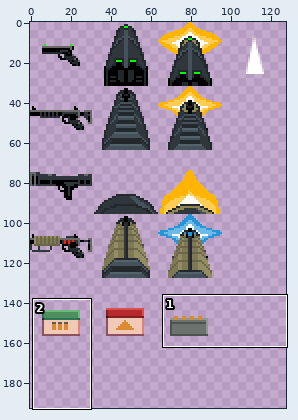
Two versions of one sprite sheet, assets/sprites/items.png. Above: a wide view before the commit, with the close-up outlined.
Close-up. As it was:
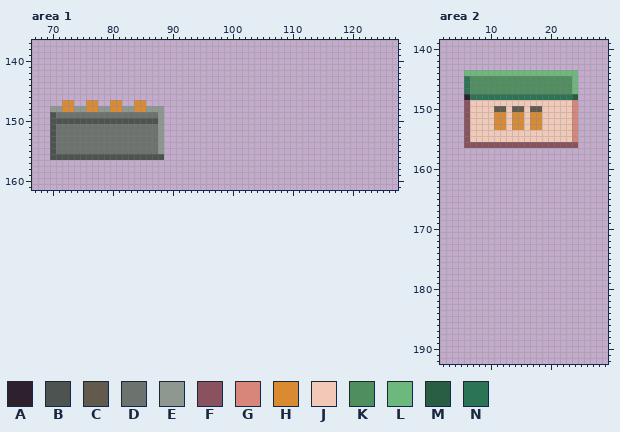
The file is 128x256 pixels. Pixels under 10% opacity are left out. Colours within 5 levels of each other are drawn and written as one. Shown: area 1: x 67..127, y 137..161; area 2: x 2..29, y 139..192. The wide view leaves out empty margins.
Palette (. is transparent): A #2e212d  B #4c5350  C #625b4d  D #6c726d  E #8f9791  F #8a525e  G #d9867a  H #da8b31  J #f1c9b6  K #4f8f5e  L #6db97d  M #2a5e42  N #2b7455
Now the later version:
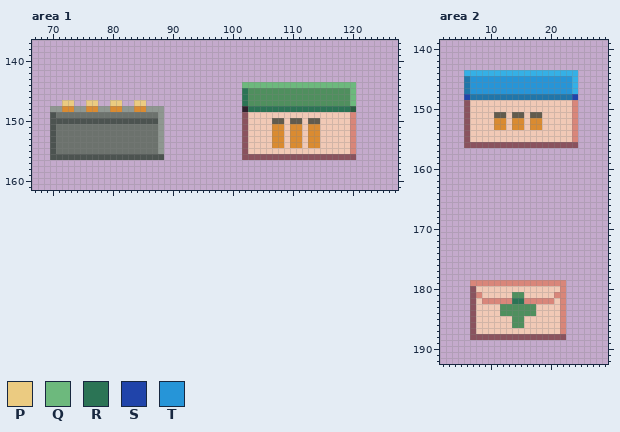
Colours new in this view: P #ebcb81  Q #6db97d  R #2b7455  S #2044aa  T #2695d8
Changes in this commit:
@@ palette @@
-L #6db97d
+L #35b0e6
-N #2b7455
+N #2076aa
--- area 1
@@ x 67..127 @@
 143 .............................................................
-144 .............................................................
-145 .............................................................
-146 .............................................................
-147 .....HH..HH..HH..HH..........................................
-148 ...EEHHEEHHEEHHEEHHEEE.......................................
-149 ...BDDDDDDDDDDDDDDDDDE.......................................
-150 ...BBBBBBBBBBBBBBBBBBE.......................................
-151 ...BDDDDDDDDDDDDDDDDDE.......................................
-152 ...BDDDDDDDDDDDDDDDDDE.......................................
-153 ...BDDDDDDDDDDDDDDDDDE.......................................
-154 ...BDDDDDDDDDDDDDDDDDE.......................................
-155 ...BDDDDDDDDDDDDDDDDDE.......................................
-156 ...BBBBBBBBBBBBBBBBBBB.......................................
+144 ...................................QQQQQQQQQQQQQQQQQQQ.......
+145 ...................................RKKKKKKKKKKKKKKKKKQ.......
+146 ...................................RKKKKKKKKKKKKKKKKKQ.......
+147 .....PP..PP..PP..PP................RKKKKKKKKKKKKKKKKKQ.......
+148 ...EEHHEEHHEEHHEEHHEEE.............ARRRRRRRRRRRRRRRRRM.......
+149 ...BDDDDDDDDDDDDDDDDDE.............FJJJJJJJJJJJJJJJJJG.......
+150 ...BBBBBBBBBBBBBBBBBBE.............FJJJJCCJCCJCCJJJJJG.......
+151 ...BDDDDDDDDDDDDDDDDDE.............FJJJJHHJHHJHHJJJJJG.......
+152 ...BDDDDDDDDDDDDDDDDDE.............FJJJJHHJHHJHHJJJJJG.......
+153 ...BDDDDDDDDDDDDDDDDDE.............FJJJJHHJHHJHHJJJJJG.......
+154 ...BDDDDDDDDDDDDDDDDDE.............FJJJJHHJHHJHHJJJJJG.......
+155 ...BDDDDDDDDDDDDDDDDDE.............FJJJJJJJJJJJJJJJJJG.......
+156 ...BBBBBBBBBBBBBBBBBBB.............FFFFFFFFFFFFFFFFFFF.......
 157 .............................................................
--- area 2
@@ x 2..29 @@
 144 ....LLLLLLLLLLLLLLLLLLL.....
-145 ....NKKKKKKKKKKKKKKKKKL.....
-146 ....NKKKKKKKKKKKKKKKKKL.....
-147 ....NKKKKKKKKKKKKKKKKKL.....
-148 ....ANNNNNNNNNNNNNNNNNM.....
+145 ....NTTTTTTTTTTTTTTTTTL.....
+146 ....NTTTTTTTTTTTTTTTTTL.....
+147 ....NTTTTTTTTTTTTTTTTTL.....
+148 ....SNNNNNNNNNNNNNNNNNS.....
 149 ....FJJJJJJJJJJJJJJJJJG.....
-150 ....FJJJJCCJCCJCCJJJJJG.....
-151 ....FJJJJHHJHHJHHJJJJJG.....
+150 ....FJJJJJJJJJJJJJJJJJG.....
+151 ....FJJJJCCJCCJCCJJJJJG.....
 152 ....FJJJJHHJHHJHHJJJJJG.....
@@ x 2..29 @@
 178 ............................
-179 ............................
-180 ............................
-181 ............................
-182 ............................
-183 ............................
-184 ............................
-185 ............................
-186 ............................
-187 ............................
-188 ............................
+179 .....GGGGGGGGGGGGGGGG.......
+180 .....FJJJJJJJJJJJJJJG.......
+181 .....FGJJJJJKKJJJJJGG.......
+182 .....FJGGGGGRRGGGGGJG.......
+183 .....FJJJJKKKKKKJJJJG.......
+184 .....FJJJJKKKKKKJJJJG.......
+185 .....FJJJJJJKKJJJJJJG.......
+186 .....FJJJJJJKKJJJJJJG.......
+187 .....FJJJJJJJJJJJJJJG.......
+188 .....FFFFFFFFFFFFFFFF.......
 189 ............................
